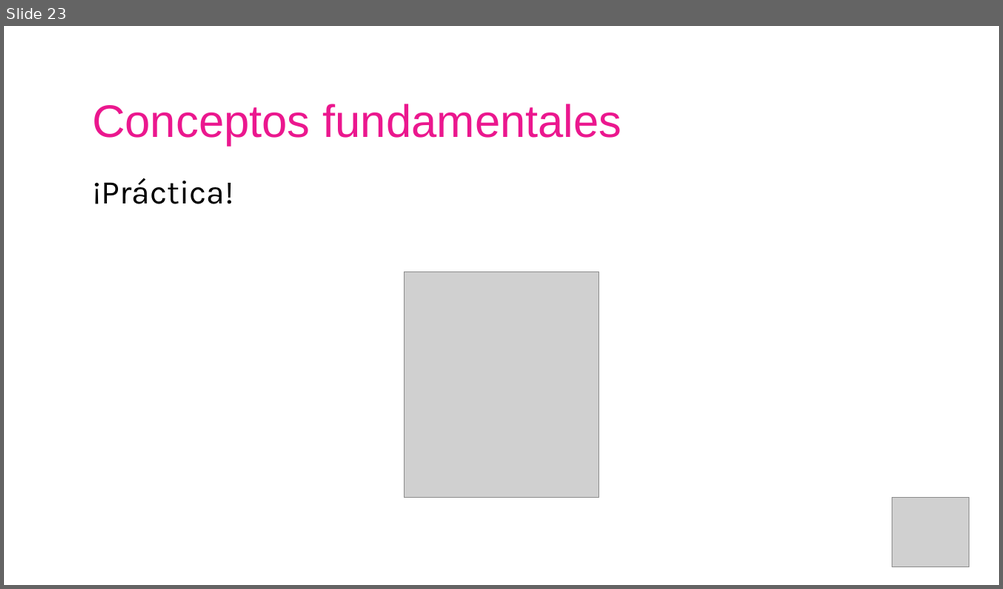
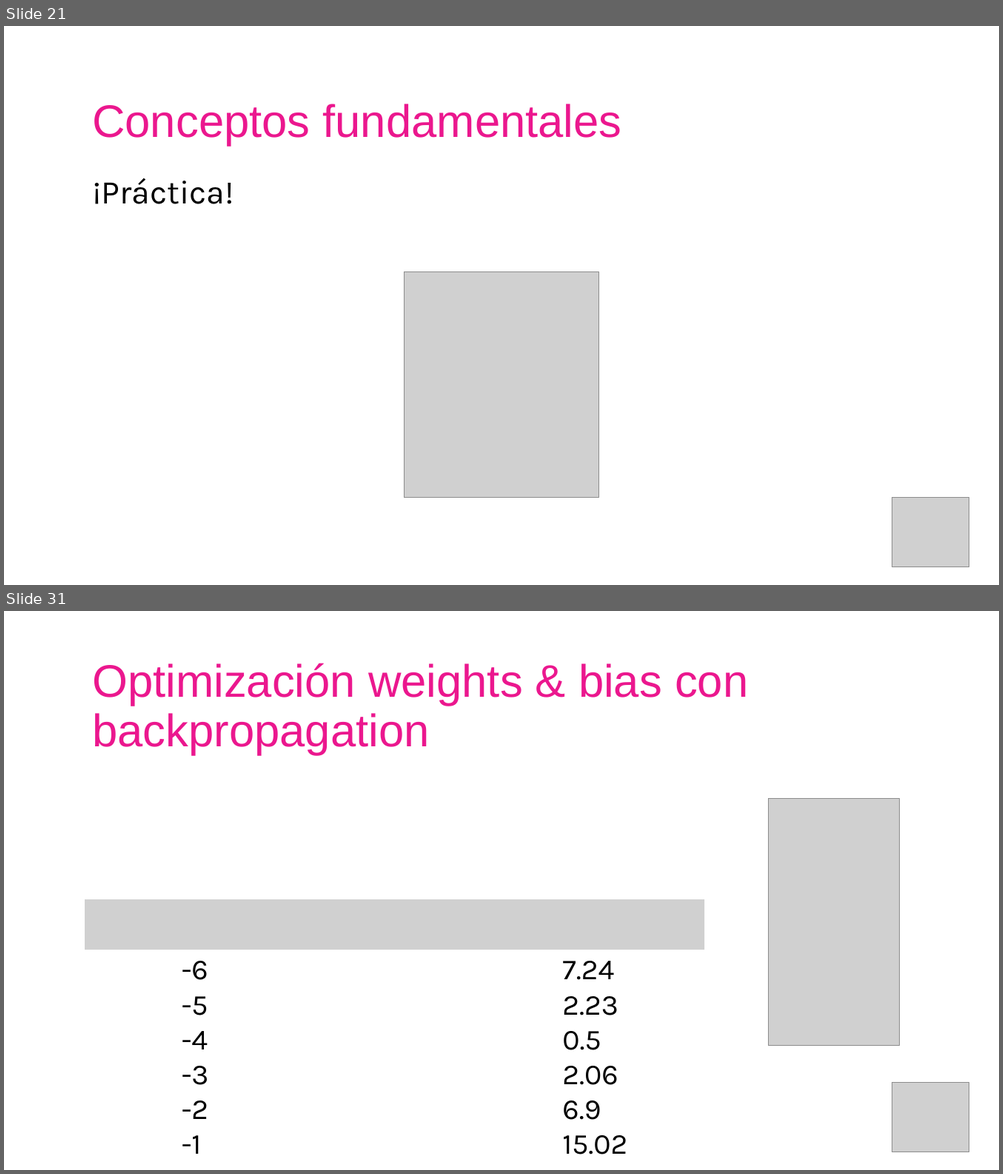
Before and after one commit to AISC-Madrid/workshop-materials, a slide deck: Neural Networks/Slides.pptx. Shown one above the other, each under a label of ours: slide 23 before the commit, slides 21 and 31 after it; the slides between them are not shown. The pictures are 1003x589 and 1003x1174 pixels, drawn with LibreOffice and Linux fonts; fonts in the diff are those of the drawing; grey boxes stand for pictures. Boxes give left, top, right and bottom in pixels: in the first picture for what was removed or moved away, otherwise in the second. Text is boxed around its words. In the diff, an @@ line names an element or a change of style, - is before the commit and + after.

```diff
--- a/Neural Networks/Slides.pptx
+++ b/Neural Networks/Slides.pptx
@@ slide 31 added at [4, 611, 999, 1170], background #FFFFFF @@
@@ text added at [92, 663, 748, 755], 44 pt, text #EB178E @@
+Optimización weights & bias con backpropagation
@@ picture added at [768, 799, 899, 1046] @@
@@ picture added at [85, 900, 704, 950] @@
@@ text added at [182, 961, 209, 1154], 28 pt, text #000000 @@
+-6
+-5
+-4
+-3
+-2
+-1
@@ text added at [562, 961, 627, 1155], 28 pt, text #000000 @@
+7.24
+2.23
+0.5
+2.06
+6.9
+15.02
@@ picture added at [892, 1083, 969, 1153] @@
@@ what was slide 23 is now slide 21 @@
```
Also in this commit, not shown: 7 slides changed, 31 other slides added, 2 slides removed, 13 other files.
